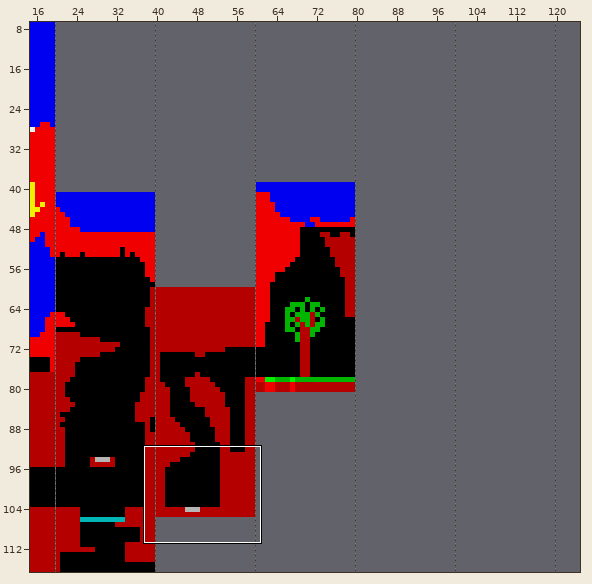
Tiled map -- map/level.tmx. The picture above shows the old version from afar; the outline marks the close-up.
Close-up. First the earlier version:
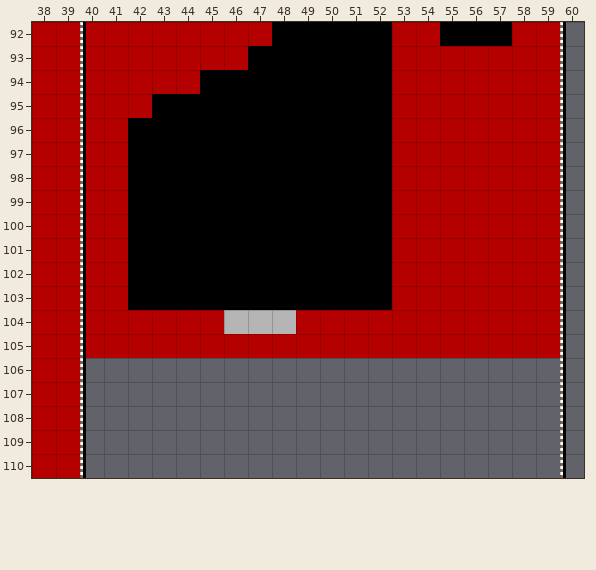
Cells are 8x8 px. Shown: x 38..60, y 92..110. The commit also changed other parts of the map, which this record leaves out.
And afterwards:
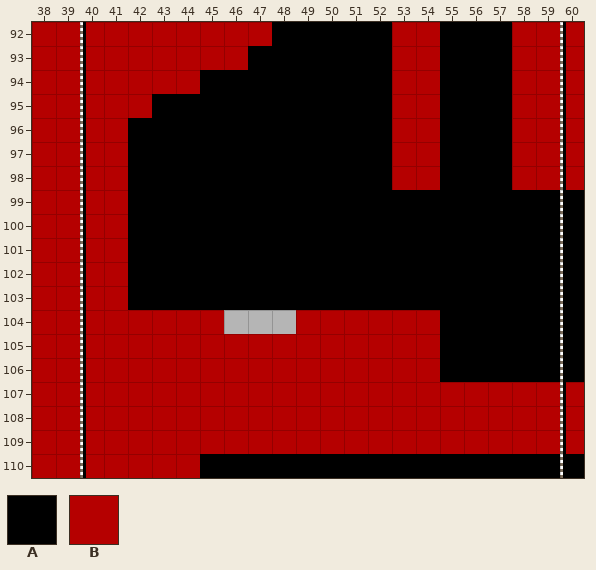
Key: from "Speccy-tiles": A 0, B 2.
_ is an empty cell, . an unchanged one.
Tiles of an added or newly shown layer are drawn over the layers below it.
Diff:
--- layer "level2" (removed)
@@ x 53..59 @@
- 93 ..BBB..
- 94 ..BBB..
- 95 ..BBB..
- 96 ..BBB..
- 97 ..BBB..
- 98 ..BBB..
- 99 BBBBBBB
-100 BBBBBBB
-101 BBBBBBB
-102 BBBBBBB
-103 BBBBBBB
-104 ..BBBBB
-105 ..BBBBB
+ 93 ..___..
+ 94 ..___..
+ 95 ..___..
+ 96 ..___..
+ 97 ..___..
+ 98 ..___..
+ 99 _______
+100 _______
+101 _______
+102 _______
+103 _______
+104 .._____
+105 .._____
--- layer "niceroom"
@@ x 40..59 @@
- 93 ...............___..
- 94 ...............___..
- 95 ...............___..
- 96 ...............___..
- 97 ...............___..
- 98 ...............___..
- 99 ............._______
-100 ............._______
-101 ............._______
-102 ............._______
-103 ............._______
-104 ..............._____
-105 ..............._____
-106 ____________________
-107 ____________________
-108 ____________________
-109 ____________________
-110 ____________________
+ 93 ...............AAA..
+ 94 ...............AAA..
+ 95 ...............AAA..
+ 96 ...............AAA..
+ 97 ...............AAA..
+ 98 ...............AAA..
+ 99 .............AAAAAAA
+100 .............AAAAAAA
+101 .............AAAAAAA
+102 .............AAAAAAA
+103 .............AAAAAAA
+104 ...............AAAAA
+105 ...............AAAAA
+106 BBBBBBBBBBBBBBBAAAAA
+107 BBBBBBBBBBBBBBBBBBBB
+108 BBBBBBBBBBBBBBBBBBBB
+109 BBBBBBBBBBBBBBBBBBBB
+110 BBBBBAAAAAAAAAAAAAAA
--- layer "stillgoingup" (added)
@@ x 60..60 @@
- 92 _
- 93 _
- 94 _
- 95 _
- 96 _
- 97 _
- 98 _
- 99 _
-100 _
-101 _
-102 _
-103 _
-104 _
-105 _
-106 _
-107 _
-108 _
-109 _
-110 _
+ 92 B
+ 93 B
+ 94 B
+ 95 B
+ 96 B
+ 97 B
+ 98 B
+ 99 A
+100 A
+101 A
+102 A
+103 A
+104 A
+105 A
+106 A
+107 B
+108 B
+109 B
+110 A
Boxes around the changes in both close-ups, in picture pixels (x1, y1, x2, y2):
changed: (86, 22, 584, 478)
